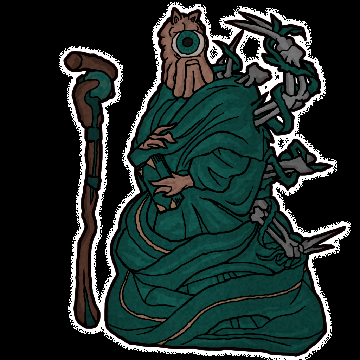
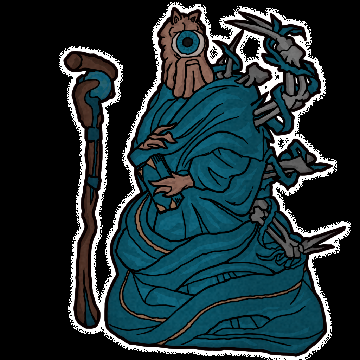
Two versions of the same layered image (360px x 360px). Layer-by-layer changes:
pixels changed over [79, 18, 327, 354] (layer not identified)
